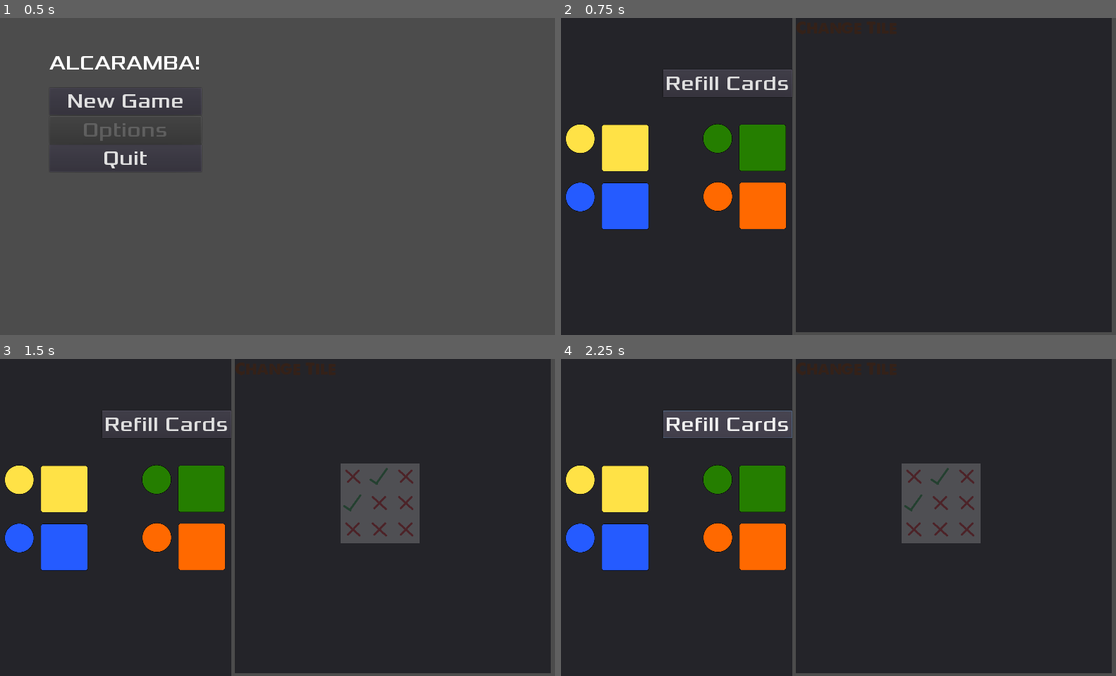
Above: before the commit, frames 1-4 (two rows, left to right).
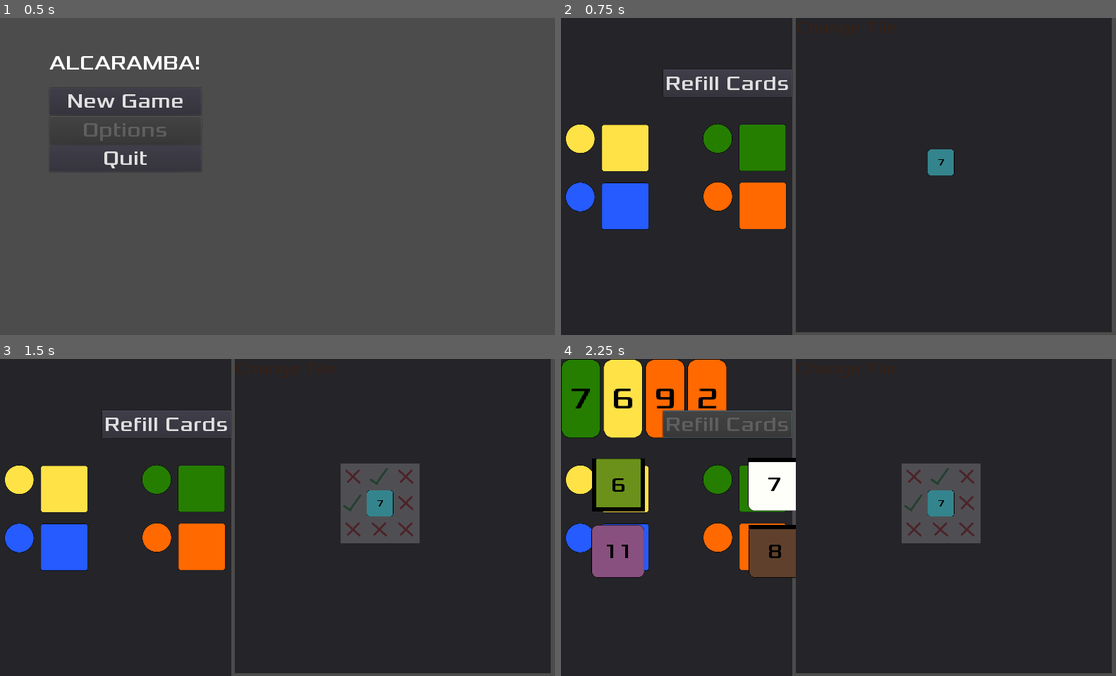
Above: after the commit, the same moments.

Repository: Structed/alcaramba
Game: Godot game, scene res://Drawable/MainMenu/MainMenu.tscn
Two runs of this game, one before a commit and one after it. Both use one fixed random seed, a clock stepped at 60 frames per second and the inputs below.
Inputs:
- Up to frame 1 (0.5 s): no input
- Up to frame 2 (0.75 s): click "New Game" at 0.5 s
- Up to frame 3 (1.5 s): click "Change Tile" at 1.25 s
- Up to frame 4 (2.25 s): click "Refill Cards" at 2 s

Frame 1 is identical in both runs. In frame 2, 0.4% of the frame differs, in the area x 66-71%, y 41-50%; in frame 3, 0.4%; in frame 4, 13%, in the area x 0-71%, y 0-70%.
Error before the commit: Parse Error: The identifier "stack_tiles" isn't declared in the current scope. (res://Drawable/Market/Market.gd:11)

Commit message:
instanciate TileCardDrawable at tilemap positions

Diff:
--- a/src/alcaramba/Drawable/Market/Market.gd
+++ b/src/alcaramba/Drawable/Market/Market.gd
@@ -8,7 +8,7 @@
 
 # Called when the node enters the scene tree for the first time.
 func _ready():
-	stack_tiles.shuffle()
+	Global.stack_tiles.shuffle()
 	$Panel/TileMarket/Card1.connect("pressed", self, "_on_TileCard_pressed", [$Panel/TileMarket/Card1])
 	$Panel/TileMarket/Card2.connect("pressed", self, "_on_TileCard_pressed", [$Panel/TileMarket/Card2])
 	$Panel/TileMarket/Card3.connect("pressed", self, "_on_TileCard_pressed", [$Panel/TileMarket/Card3])
--- a/src/alcaramba/Drawable/Town/Town.gd
+++ b/src/alcaramba/Drawable/Town/Town.gd
@@ -19,6 +19,7 @@
 
 # Called every frame
 func _process(delta):
+	draw_placed_tiles()
 	if _placement_mode != 0:
 		#TODO: confine mouse to town?
 		pass
@@ -139,18 +140,21 @@
 				$TileMap_valid_overlay.set_cell(x,y,0)
 
 
+# draw placed tiles
+func draw_placed_tiles() -> void:
+	var border = _get_border()
+	for x in range(border.position.x, border.position.x + border.size.x):
+		for y in range(border.position.y, border.position.y + border.size.y):
+			if get_cell(x, y) != -1:
+				var tile = _stack_tiles.get_card_info_by_id(get_cell(x, y))
+				var tile_node = tile_card_scene.instance()
+				tile_node._card_info = tile
 
-# draw placed tiles
-#func draw_placed_tiles() -> void:
-#	for x in range(border.position.x, border.position.x + border.size.x):
-#		for y in range(border.position.y, border.position.y + border.size.y):
-#			if get_cell(x, y) != -1:
-#				var tile = _stack_tiles.get_card_info_by_id(id)
-#				var tile_node = tile_card_scenee.instance()
-#				tile_node._card_info = tile
-#				$Panel/MoneyMarket/MoneyCards.add_child(card_node)
-#				card_node.connect("pressed", self, "_on_MoneyCard_pressed", [card_node])
-
+				var world_position = map_to_world(Vector2(x, y))
+				tile_node.set_position(world_position)
+				#tile_node.rect_scale(Vector2(0.5,0.5))
+				tile_node.set_scale(Vector2(0.5,0.5))
+				self.add_child(tile_node)
 
 
 # should be called when tile is selected in market
@@ -173,4 +177,5 @@
 	_get_border()
 	update_overlay(_get_border(), _current_tile._id)
 	_placement_mode = (_placement_mode + 1) % 3
-	print(_placement_mode)
+	print_debug(_placement_mode)
+	draw_placed_tiles()
--- a/src/alcaramba/Drawable/Town/Town.tscn
+++ b/src/alcaramba/Drawable/Town/Town.tscn
@@ -2,7 +2,7 @@
 
 [ext_resource path="res://Drawable/Town/Town.gd" type="Script" id=1]
 [ext_resource path="res://Drawable/Card/TileCardDrawable.gd" type="Script" id=2]
-[ext_resource path="res://assets/fonts/A Love of Thunder.ttf" type="DynamicFontData" id=5]
+[ext_resource path="res://assets/fonts/Xolonium-Regular.ttf" type="DynamicFontData" id=3]
 [ext_resource path="res://Drawable/Town/TileMap_valid_overlay.gd" type="Script" id=8]
 [ext_resource path="res://assets/art/Tiles/notpossible.png" type="Texture" id=9]
 [ext_resource path="res://assets/art/Tiles/possible.png" type="Texture" id=10]
@@ -11,7 +11,7 @@
 
 [sub_resource type="DynamicFont" id=2]
 size = 40
-font_data = ExtResource( 5 )
+font_data = ExtResource( 3 )
 
 [sub_resource type="TileSet" id=3]
 0/name = "notpossible.png 0"
